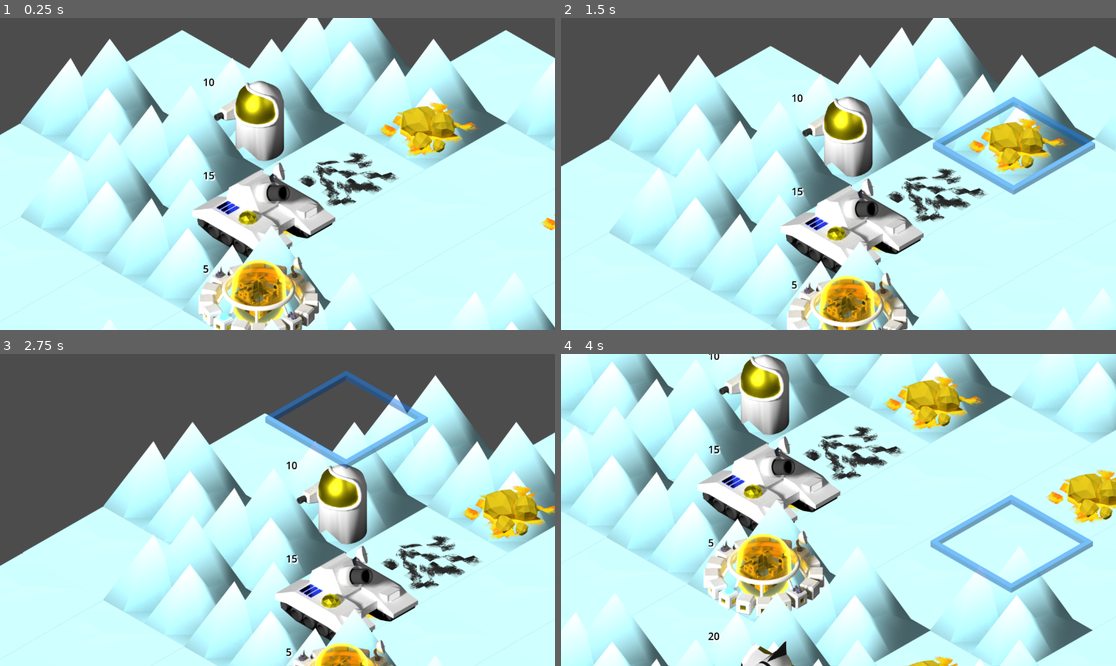
Above: before the commit, frames 1-4 (two rows, left to right).
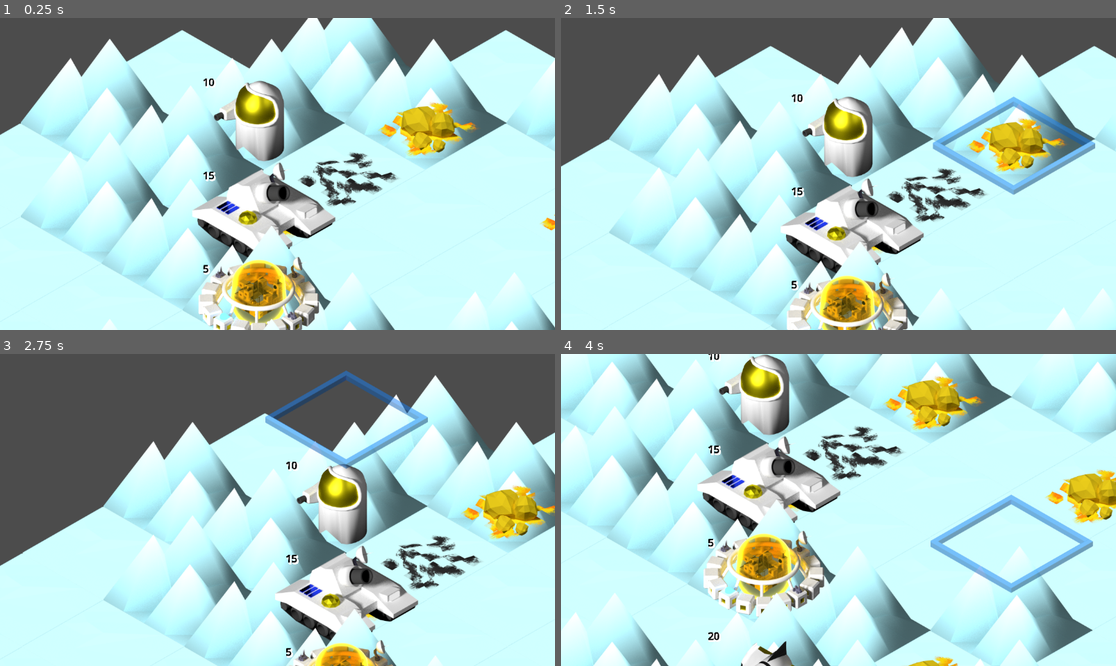
Above: after the commit, the same moments.

Repository: lifflander/stp
Game: Godot game, scene res://node_2d.tscn
Two runs of this game, one before a commit and one after it. Both use one fixed random seed, a clock stepped at 60 frames per second and the inputs below.
Inputs (mouse positions are in pixels of both pictures, inside the frame that each line leads up to):
- Up to frame 1 (0.25 s): no input
- Up to frame 2 (1.5 s): tap Enter at 0.5 s; move the mouse to (960, 158) at 0.52 s; click (960, 158) at 0.67 s; tap Space at 1.25 s; drag from (727, 189) to (810, 236) at 1.27 s
- Up to frame 3 (2.75 s): move the mouse to (333, 441) at 2.02 s; click (333, 441) at 2.17 s
- Up to frame 4 (4 s): tap Enter at 2.75 s; drag from (810, 572) to (672, 463) at 2.77 s; move the mouse to (1005, 556) at 3.52 s; click (1005, 556) at 3.67 s

The runs differ from the first frame. In frame 1, less than 0.1% of the frame differs, in the area x 36-39%, y 19-83%; in frame 2, less than 0.1%; in frame 3, less than 0.1%; in frame 4, less than 0.1%, in the area x 26-29%, y 0-93%.

Commit message:
Draw city once

Diff:
--- a/LogicEngine.gd
+++ b/LogicEngine.gd
@@ -151,14 +151,16 @@
 
 var is_initialized : bool = false
 
-func build_city(unit_location : Vector2i):
+func buildCity(unit_location : Vector2i):
 	for p in players:
 		for i in range(len(p.units)):
 			print("i=", i, " unit location:", p.units[i].location, " passed loc: ", unit_location)
 			if p.units[i].location == unit_location:
 				map.getTileVec(unit_location).unit = null
 				p.units.remove_at(i)
-				p.bases.append(Base.new(self, tile_map, unit_location))
+				var base = Base.new(self, tile_map, unit_location)
+				p.bases.append(base)
+				tile_map.drawCity(base)
 				break
 
 func moveUnit(unit : Unit, unit_location : Vector2i, new_location : Vector2i):
--- a/TileMap.gd
+++ b/TileMap.gd
@@ -30,7 +30,7 @@
 		# 	new_sprite.texture = load("res://assets/tilesets/Builder_Selection_1.png")
 		if event is InputEventMouseButton and event.is_pressed() and get_rect().has_point(local_pos):
 			print("clicked builder")
-			le.build_city(location)
+			le.buildCity(location)
 
 func convertTo1D(idx : Vector2i) -> int:
 	return idx.x * width + idx.y
@@ -143,13 +143,31 @@
 			tween.tween_property(tile_data, "texture_origin:y", origin.y+50, 0.1).set_trans(Tween.TRANS_LINEAR)
 			tween.chain().tween_property(tile_data, "texture_origin:y", origin.y, 0.1).set_trans(Tween.TRANS_LINEAR)
 
+func drawCity(base : LogicEngine.Base):
+	set_cell(city_layer_id, base.location, base.base_source_id, base.base_coord, 0)
+
+	var new_label : Label = Label.new()
+	new_label.position.x = 40
+	new_label.label_settings = load("res://base-name-label-settings.tres")
+	new_label.text = base.name
+
+	var poly_pos = map_to_local(base.location)
+	poly_pos.x -= 75
+	var global_pos = to_global(poly_pos)
+	var new_poly : Polygon2D = Polygon2D.new()
+	new_poly.position = global_pos
+	var height : int = 75
+	var width : int = 200
+	new_poly.set_polygon(PackedVector2Array([Vector2(0,0),Vector2(width,0),Vector2(width,height),Vector2(0,height)]))
+	new_poly.set_color(Color(0,0,0,0.7))
+	new_poly.add_child(new_label)
+
+	label_holder.add_child(new_poly)
+
 var builder : BuilderIcon = null
 
 # Called every frame. 'delta' is the elapsed time since the previous frame.
 func _process(delta):
-	for child in label_holder.get_children():
-		label_holder.remove_child(child)
-
 	# Draw the unit layer
 	for x in range(width):
 		for y in range(height):
@@ -184,31 +202,6 @@
 			else:
 				set_cell(unit_layer_id, Vector2i(x,y), -1, Vector2i(-1,-1), 0)
 
-	# Draw the city layer
-	for x in range(width):
-		for y in range(height):
-			var tile = map.getTileVec(Vector2i(x,y))
-			if tile.base != null:
-				set_cell(city_layer_id, Vector2i(x,y), tile.base.base_source_id, tile.base.base_coord, 0)
-
-				var new_label : Label = Label.new()
-				new_label.position.x = 40
-				new_label.label_settings = load("res://base-name-label-settings.tres")
-				new_label.text = tile.base.name
-
-				var poly_pos = map_to_local(Vector2i(x, y))
-				poly_pos.x -= 75
-				var global_pos = to_global(poly_pos)
-				var new_poly : Polygon2D = Polygon2D.new()
-				new_poly.position = global_pos
-				var height : int = 75
-				var width : int = 200
-				new_poly.set_polygon(PackedVector2Array([Vector2(0,0),Vector2(width,0),Vector2(width,height),Vector2(0,height)]))
-				new_poly.set_color(Color(0,0,0,0.7))
-				new_poly.add_child(new_label)
-
-				label_holder.add_child(new_poly)
-
 	if selected_cell.x != -1 and selected_cell.y != -1:
 		if hasUnitOnSquare(selected_cell) and selected_times % 2 == 0:
 			var unit = map.getTileVec(selected_cell).unit
